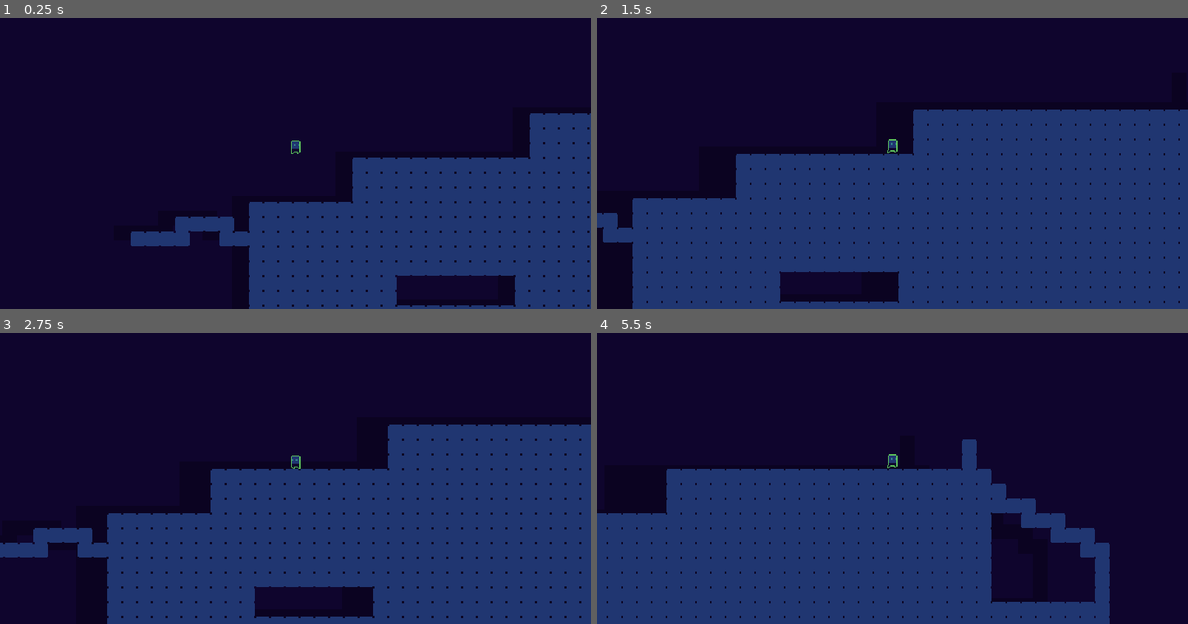
Above: before the commit, frames 1-4 (two rows, left to right).
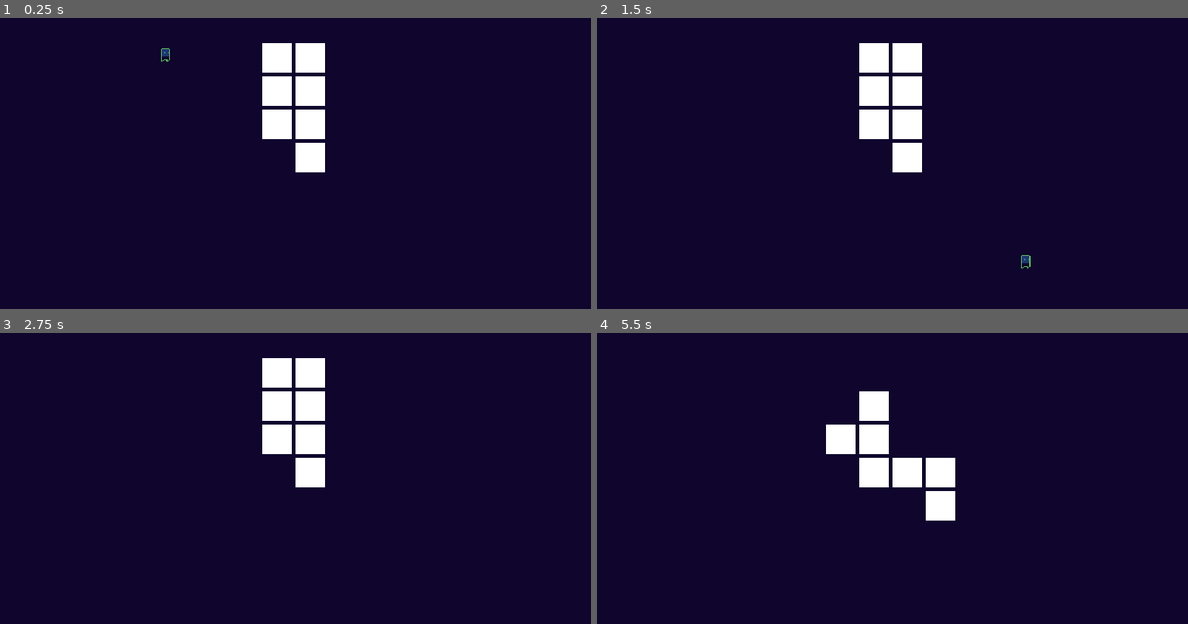
Above: after the commit, the same moments.

Repository: dlovic/gameoff2024
Game: Godot game, scene res://scenes/game.tscn
The game is run twice, just before and just after one commit, with the same random seed, the same clock (stepped at 60 frames per second) and the same inputs.
Inputs:
- Up to frame 1 (0.25 s): no input
- Up to frame 2 (1.5 s): hold D (move_right) from 0.53 s (still down); tap W (jump) at 0.77 s
- Up to frame 3 (2.75 s): tap W (jump) at 1.52 s; release D (move_right) at 2.03 s; hold A (move_left) from 2.03 s (still down)
- Up to frame 4 (5.5 s): release A (move_left) at 2.78 s; hold D (move_right) 2.78-4.28 s; tap W (jump) at 3.02, 3.77, 4.52 s; tap R (debug_generate, bound only after the commit) at 4.15 s; hold A (move_left) 4.28-5.03 s; hold D (move_right) from 5.03 s (still down)

The runs differ from the first frame. In frame 1, 31% of the frame differs, in the area x 22-100%, y 8-100%; in frame 2, 55%, in the area x 0-100%, y 8-100%; in frame 3, 48%; in frame 4, 39%.

Commit message:
basic room layout generation

Diff:
--- a/project.godot
+++ b/project.godot
@@ -47,6 +47,11 @@
 , Object(InputEventJoypadButton,"resource_local_to_scene":false,"resource_name":"","device":-1,"button_index":0,"pressure":0.0,"pressed":true,"script":null)
 ]
 }
+debug_generate={
+"deadzone": 0.5,
+"events": [Object(InputEventKey,"resource_local_to_scene":false,"resource_name":"","device":-1,"window_id":0,"alt_pressed":false,"shift_pressed":false,"ctrl_pressed":false,"meta_pressed":false,"pressed":false,"keycode":0,"physical_keycode":82,"key_label":0,"unicode":114,"location":0,"echo":false,"script":null)
+]
+}
 
 [rendering]
 
--- a/scenes/game.tscn
+++ b/scenes/game.tscn
@@ -5,6 +5,7 @@
 
 [node name="Game" type="Node2D"]
 script = ExtResource("1_6toes")
+levels_to_generate = 7
 
 [node name="Player" parent="." instance=ExtResource("3_7p0di")]
 position = Vector2(179, 51)
--- a/scripts/game.gd
+++ b/scripts/game.gd
@@ -1,17 +1,71 @@
 extends Node2D
 
+@export var levels_to_generate = 5
+var levels = []
 
 # Called when the node enters the scene tree for the first time.
 func _ready() -> void:
-	var level = load("res://scenes/level_1.tscn") as PackedScene
-	var level_instance = level.instantiate()
-	level_instance.name = "Level";
+	#var level = load("res://scenes/level_1.tscn") as PackedScene
+	#var level_instance = level.instantiate()
+	#level_instance.name = "Level";
+	#
+	#add_child(level_instance)
 
-	add_child(level_instance)
-
+	generate_levels()
+	$Player/Camera2D.enabled = false
 
 	pass # Replace with function body.
 
+func _physics_process(delta: float) -> void:
+	if (Input.is_action_just_pressed("debug_generate")):
+		generate_levels()
+
+func generate_levels() -> void:
+	levels = []
+
+	for i in range(1, levels_to_generate + 1):
+		print("level: ", i)
+
+	var current_position = Vector2i(0,0)
+	levels.append(current_position)
+
+	while levels.size() < levels_to_generate:
+		var direction = Vector2i()
+
+		# horizontal or vertical
+		if randi_range(0, 1) == 0:
+			direction.x = randi_range(-1, 1)
+			direction.y = 0
+		else:
+			direction.x = 0
+			direction.y = randi_range(-1, 1)
+
+		current_position += direction
+
+		if levels.find(current_position) == -1:
+			levels.append(current_position)
+
+	print(levels)
+
+	queue_redraw()
+	pass
+
+func _draw() -> void:
+	for level in levels:
+		draw_room(level)
+
+func draw_room(position: Vector2i) -> void:
+	var room_size = 32
+	var gap = 4
+	var center_offset = get_viewport_rect().size / 2
+
+	# Calculate screen position, accounting for room size and gap
+	var screen_position = Vector2i(center_offset) + (position * (room_size + gap))
+	var rect = Rect2i(screen_position, Vector2i(room_size, room_size))
+
+	draw_rect(rect, Color.WHITE)
+
+	pass
 
 # Called every frame. 'delta' is the elapsed time since the previous frame.
 func _process(delta: float) -> void:
